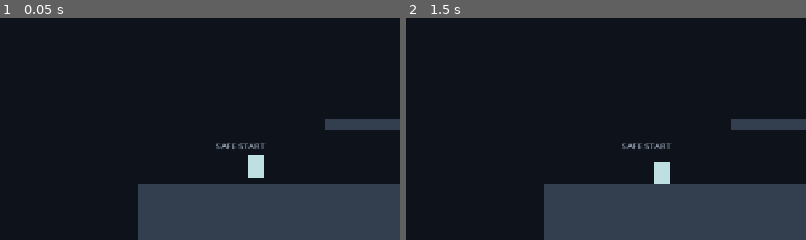
Above: before the commit, frames 1-2 (left to right).
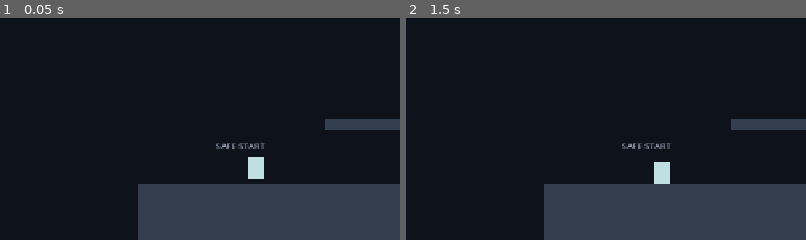
Above: after the commit, the same moments.

Repository: zhipijun1996/gunman-rush
Game: Godot game, scene res://scenes/test_levels/graybox.tscn
Same seed, same stepped clock (60 frames per second), same inputs: the game is played once before the commit and once after it.
Inputs:
- Up to frame 1 (0.05 s): no input
- Up to frame 2 (1.5 s): click "Retry" at 0.5 s; click "Retry" at 1.25 s
The pictures show only the part of the screen within x 0-50%, y 50-100%; the shares and areas given below are measured in that part.

The runs differ from the first frame. In frame 1, less than 0.1% of the frame differs, in the area x 62-66%, y 61-73%; in frame 2, nothing differs.

Commit message:
feat: try snappy movement and shot bursts with mobile web export

Diff:
--- a/config/player_tuning.json
+++ b/config/player_tuning.json
@@ -1,11 +1,11 @@
 {
   "physics_hz": 60,
-  "ground_speed": 250,
-  "ground_acceleration": 1800,
-  "ground_deceleration": 2200,
-  "air_acceleration": 900,
-  "gravity": 1250,
-  "max_normal_fall_speed": 900,
+  "ground_speed": 330,
+  "ground_acceleration": 19800,
+  "ground_deceleration": 19800,
+  "air_acceleration": 19800,
+  "gravity": 2600,
+  "max_normal_fall_speed": 1000,
   "recoil_impulse": 520,
   "recoil_tau": 0.16,
   "shot_cooldown": 0.25,
@@ -18,9 +18,12 @@
   "jump_buffer": 0.1,
   "max_jumps": 2,
   "jump_speeds": [
-    -440,
-    -400
+    -840,
+    -800
   ],
   "drop_through_duration": 0.2,
-  "drop_through_speed": 80
+  "drop_through_speed": 80,
+  "recoil_mode": "shot_burst",
+  "shot_burst_speed": 1100,
+  "shot_burst_duration": 0.14
 }
--- a/scripts/combat/recoil_ability.gd
+++ b/scripts/combat/recoil_ability.gd
@@ -5,9 +5,12 @@
 	set(value):
 		enabled = value
 		if not value and motor != null:
-			motor.recoil_velocity = Vector2.ZERO
+			motor.clear_recoil()
 var motor: PlayerMotor
 
 func execute(direction: Vector2) -> void:
 	if enabled:
-		motor.apply_impulse(-direction * motor.tuning.recoil_impulse)
+		if motor.tuning.recoil_mode == "shot_burst":
+			motor.start_shot_burst(-direction)
+		else:
+			motor.apply_impulse(-direction * motor.tuning.recoil_impulse)
--- a/scripts/player/player_motor.gd
+++ b/scripts/player/player_motor.gd
@@ -4,6 +4,7 @@
 var tuning: PlayerTuning
 var normal_velocity := Vector2.ZERO
 var recoil_velocity := Vector2.ZERO
+var recoil_burst_remaining := 0.0
 var _drop_body: PhysicsBody2D
 var _drop_remaining := 0.0
 
@@ -13,9 +14,14 @@
 	if is_zero_approx(move_axis) and is_on_floor():
 		acceleration = tuning.ground_deceleration
 	normal_velocity.x = move_toward(normal_velocity.x, move_axis * tuning.ground_speed, acceleration * delta)
-	normal_velocity.y = minf(normal_velocity.y + tuning.gravity * delta, tuning.max_normal_fall_speed)
-	recoil_velocity *= exp(-delta / tuning.recoil_tau)
-	velocity = normal_velocity + recoil_velocity
+	var bursting := recoil_burst_remaining > 0.0
+	if bursting:
+		# Fractional last tick preserves speed * duration distance at any fixed Hz.
+		velocity = recoil_velocity * minf(1.0, recoil_burst_remaining / delta)
+	else:
+		normal_velocity.y = minf(normal_velocity.y + tuning.gravity * delta, tuning.max_normal_fall_speed)
+		recoil_velocity *= exp(-delta / tuning.recoil_tau)
+		velocity = normal_velocity + recoil_velocity
 	move_and_slide()
 	for index: int in get_slide_collision_count():
 		var normal := get_slide_collision(index).get_normal()
@@ -23,6 +29,11 @@
 			normal_velocity -= normal * normal_velocity.dot(normal)
 		if recoil_velocity.dot(normal) < 0.0:
 			recoil_velocity -= normal * recoil_velocity.dot(normal)
+
+	if bursting:
+		recoil_burst_remaining = maxf(0.0, recoil_burst_remaining - delta)
+		if recoil_burst_remaining <= 1.0e-9:
+			clear_recoil()
 
 func reset_at(location: Vector2) -> void:
 	_clear_drop()
@@ -32,11 +43,28 @@
 func reset_motion() -> void:
 	_clear_drop()
 	normal_velocity = Vector2.ZERO
-	recoil_velocity = Vector2.ZERO
+	clear_recoil()
 	velocity = Vector2.ZERO
 
 func apply_impulse(impulse: Vector2) -> void:
+	if recoil_burst_remaining > 0.0:
+		clear_recoil()
 	recoil_velocity += impulse
+
+func start_shot_burst(direction: Vector2) -> void:
+	if not direction.is_finite() or direction.is_zero_approx():
+		return
+	var unit := direction.normalized()
+	var opposing := normal_velocity.dot(unit)
+	if opposing < 0.0:
+		normal_velocity -= unit * opposing
+	normal_velocity.y = 0.0
+	recoil_velocity = unit * tuning.shot_burst_speed
+	recoil_burst_remaining = tuning.shot_burst_duration
+
+func clear_recoil() -> void:
+	recoil_velocity = Vector2.ZERO
+	recoil_burst_remaining = 0.0
 
 func request_drop_through() -> bool:
 	if not is_on_floor() or is_instance_valid(_drop_body):
--- a/scripts/player/player_tuning.gd
+++ b/scripts/player/player_tuning.gd
@@ -9,6 +9,9 @@
 var max_normal_fall_speed: float
 var coyote_time: float
 var jump_buffer: float
+var recoil_mode: String
+var shot_burst_speed: float
+var shot_burst_duration: float
 var recoil_impulse: float
 var recoil_tau: float
 var shot_cooldown: float
@@ -28,7 +31,7 @@
 		push_error("Invalid player_tuning.json")
 		return null
 	var tuning := PlayerTuning.new()
-	for key: String in ["ground_speed", "ground_acceleration",  …(90 unchanged characters)… e", "jump_buffer", "max_jumps", "recoil_impulse", "recoil_tau", "shot_cooldown", …(150 unchanged characters)…
+	for key: String in ["ground_speed", "ground_acceleration",  …(90 unchanged characters)… e", "jump_buffer", "max_jumps", "recoil_mode", "shot_burst_speed", "shot_burst_duration", "recoil_impulse", "recoil_tau", "shot_cooldown", …(150 unchanged characters)…
 		if not data.has(key):
 			push_error("Missing tuning key: " + key)
 			return null
@@ -41,4 +44,7 @@
 	if tuning.max_air_shots < 0 or tuning.recoil_tau <= 0.0 or tuning.shot_cooldown < 0.0 or tuning.projectile_speed <= 0. …(183 unchanged characters)…
 		push_error("Invalid combat configuration")
 		return null
+	if tuning.recoil_mode not in ["shot_burst", "legacy_impulse"] or tuning.shot_burst_speed <= 0.0 or tuning.shot_burst_duration <= 0.0:
+		push_error("Invalid recoil mode/burst configuration")
+		return null
 	return tuning
--- a/scripts/ui/touch_overlay.gd
+++ b/scripts/ui/touch_overlay.gd
@@ -24,7 +24,7 @@
 	mouse_filter = Control.MOUSE_FILTER_IGNORE
 	set_anchors_and_offsets_preset(Control.PRESET_FULL_RECT)
 	router.cancelled.connect(_cancel)
-	set_enabled(OS.has_feature("android") or OS.has_feature("ios"))
+	set_enabled(OS.has_feature("android") or OS.has_feature("ios") or (OS.has_feature("web") and DisplayServer.is_touchscreen_available()))
 	update_layout()
 
 func set_enabled(value: bool) -> void:
--- a/tests/combat_tests.gd
+++ b/tests/combat_tests.gd
@@ -70,6 +70,8 @@
 		check.call(not shoot.try_fire(Vector2.RIGHT, false) and resources.shot_charges == 0, "configured %d shots exhaust" % maximum)
 		shoot.reset()
 	await fixture()
+	motor.tuning.recoil_mode = "legacy_impulse"
+	motor.tuning.gravity = 1250.0
 	await ticks(30)
 	await fire(Vector2.DOWN)
 	check.call(not motor.is_on_floor() and resources.shot_charges == 1 and resources.pending_ground_shots == 0, "ground downward shot leaves floor and charges exactly once")
--- /dev/null
+++ b/tests/gamefeel_runner.gd
@@ -0,0 +1,18 @@
+extends SceneTree
+
+var assertions := 0
+var failures := 0
+
+func _initialize() -> void:
+	_run.call_deferred()
+
+func check(condition: bool, message: String) -> void:
+	assertions += 1
+	if not condition:
+		failures += 1
+		push_error("FAIL: " + message)
+
+func _run() -> void:
+	await preload("res://tests/gamefeel_tests.gd").new().run(self, check)
+	print("GAMEFEEL: %d assertions, %d failures" % [assertions, failures])
+	quit(1 if failures > 0 else 0)
--- /dev/null
+++ b/tests/gamefeel_tests.gd
@@ -0,0 +1,118 @@
+extends RefCounted
+
+const SUITE := preload("res://tests/combat_tests.gd")
+const DT := 1.0 / 60.0
+var tree: SceneTree
+var check: Callable
+var fixture: RefCounted
+
+func ticks(count: int) -> void:
+	for index: int in count:
+		await tree.physics_frame
+		fixture.controller.physics_tick(DT)
+
+func run(p_tree: SceneTree, p_check: Callable) -> void:
+	tree = p_tree
+	check = p_check
+	fixture = SUITE.new()
+	fixture.tree = tree
+	await fixture.fixture(Vector2(80, -300))
+	var motor: PlayerMotor = fixture.motor
+	motor.normal_velocity.y = motor.tuning.max_normal_fall_speed
+	var y := motor.position.y
+	check.call(fixture.shoot.try_fire(Vector2.DOWN, false), "downward shot accepted at terminal fall")
+	await ticks(1)
+	check.call(motor.position.y < y and motor.velocity.y < -1000.0 and motor.normal_velocity.y == 0.0, "downward shot immediately reverses terminal fall and freezes gravity")
+	await ticks(8)
+	var burst_distance := y - motor.position.y
+	check.call(absf(burst_distance - 154.0) < 0.1, "complete unobstructed burst travels configured 154 units: %.3f" % burst_distance)
+	check.call(motor.recoil_burst_remaining == 0.0 and motor.recoil_velocity == Vector2.ZERO, "burst ends without residual impulse")
+	await ticks(1)
+	check.call(motor.normal_velocity.y > 0.0 and motor.position.y > y - burst_distance, "ordinary gravity resumes after burst")
+	await fixture.fixture(Vector2(80, -300))
+	motor = fixture.motor
+	fixture.shoot.try_fire(Vector2.LEFT, false)
+	await ticks(1)
+	fixture.shoot.cooldown_remaining = 0.0
+	check.call(fixture.shoot.try_fire(Vector2.LEFT, false) and is_equal_approx(motor.recoil_velocity.length(), 1100.0), "two successful shots restart burst without stacking")
+	await ticks(1)
+	check.call(is_equal_approx(motor.velocity.x, 1100.0), "second shot speed remains configured constant")
+	fixture.controller.router.set_move_axis(-1.0)
+	var x := motor.position.x
+	await ticks(1)
+	check.call(motor.position.x > x and motor.normal_velocity.x == -330.0, "opposite steering updates takeover velocity without cancelling burst")
+	await ticks(7)
+	check.call(motor.recoil_burst_remaining == 0.0 and motor.normal_velocity.x == -330.0, "steering prepared during burst is retained")
+	await fixture.fixture(Vector2(80, 80))
+	motor = fixture.motor
+	fixture.body(Rect2(105, 0, 1, 200))
+	await tree.physics_frame
+	fixture.shoot.try_fire(Vector2.LEFT, false)
+	await ticks(2)
+	check.call(motor.position.x <= 93.1 and motor.recoil_velocity.x == 0.0, "burst wall projects persistent velocity")
+	await ticks(5)
+	check.call(motor.position.x <= 93.1 and motor.recoil_velocity.x == 0.0, "wall-blocked burst never revives next frame")
+	await fixture.fixture(Vector2(80, 80))
+	motor = fixture.motor
+	fixture.body(Rect2(0, 40, 200, 1))
+	await tree.physics_frame
+	fixture.shoot.try_fire(Vector2.DOWN, false)
+	await ticks(2)
+	check.call(motor.position.y >= 58.9 and motor.recoil_velocity.y == 0.0, "burst ceiling projects persistent upward velocity")
+	await ticks(5)
+	check.call(motor.position.y >= 58.9 and motor.recoil_velocity.y == 0.0, "ceiling-blocked burst never revives")
+	await fixture.fixture(Vector2(80, -300))
+	motor = fixture.motor
+	fixture.shoot.try_fire(Vector2.DOWN, false)
+	fixture.controller.recoil_ability.enabled = false
+	check.call(motor.recoil_burst_remaining == 0.0 and motor.recoil_velocity == Vector2.ZERO, "disabling recoil immediately cancels burst")
+	fixture.controller.recoil_ability.enabled = true
+	fixture.shoot.cooldown_remaining = 0.0
+	fixture.shoot.try_fire(Vector2.DOWN, false)
+	fixture.controller.die()
+	check.call(motor.recoil_burst_remaining == 0.0 and motor.velocity == Vector2.ZERO, "death clears burst timer and velocity")
+	fixture.controller.reset_at(Vector2(80, -300))
+	check.call(motor.recoil_burst_remaining == 0.0 and motor.normal_velocity == Vector2.ZERO, "respawn has no old burst")
+	motor.tuning.recoil_mode = "legacy_impulse"
+	fixture.shoot.try_fire(Vector2.DOWN, false)
+	await ticks(1)
+	check.call(is_equal_approx(motor.recoil_velocity.y, -520.0 * exp(-DT / 0.16)) and motor.recoil_burst_remaining == 0.0, "legacy impulse mode retains exponential trajectory")
+	var distances: Array[float] = []
+	for initial_fall: float in [-840.0, 1000.0]:
+		await fixture.fixture(Vector2(80, -300))
+		motor = fixture.motor
+		motor.normal_velocity.y = initial_fall
+		var start_x := motor.position.x
+		fixture.shoot.try_fire(Vector2.LEFT, false)
+		await ticks(9)
+		distances.append(motor.position.x - start_x)
+		check.call(motor.normal_velocity.y == 0.0 and absf(distances.back() - 154.0) < 0.1, "horizontal burst freezes and clears prior jump/fall: %s" % initial_fall)
+	check.call(absf(distances[0] - distances[1]) < 0.1, "jumping/falling start gives identical burst distance")
+	var peaks: Array[float] = []
+	for mode: String in ["legacy_impulse", "shot_burst"]:
+		await fixture.fixture(Vector2(80, -300))
+		motor = fixture.motor
+		motor.tuning.recoil_mode = mode
+		if mode == "legacy_impulse":
+			motor.tuning.gravity = 1250.0
+			motor.tuning.max_normal_fall_speed = 900.0
+		var initial_y := motor.position.y
+		var peak := initial_y
+		fixture.shoot.try_fire(Vector2.DOWN, false)
+		for index: int in 70:
+			await ticks(1)
+			peak = minf(peak, motor.position.y)
+		peaks.append(initial_y - peak)
+	check.call(peaks[1] > peaks[0] * 2.0 and absf(peaks[1] - 154.0) < 0.1, "actual shot peak increases from legacy %.3f to burst %.3f" % [peaks[0], peaks[1]])
+	await fixture.fixture(Vector2(80, -300))
+	motor = fixture.motor
+	motor.normal_velocity.x = motor.tuning.ground_speed
+	fixture.controller.router.set_move_axis(-1.0)
+	var reversal_ticks := 0
+	while motor.normal_velocity.x > -motor.tuning.ground_speed and reversal_ticks < 30:
+		await ticks(1)
+		reversal_ticks += 1
+	check.call(reversal_ticks == 2 and motor.position.x <= 80.0, "actual full air reversal takes 2 ticks with 330 speed")
+	print("GAMEFEEL MEASUREMENTS: legacy peak=%.3f burst peak=%.3f; rising/falling horizontal burst=%s; air reversal=%d ticks" % [peaks[0], peaks[1], str(distances), reversal_ticks])
+	fixture.world.free()
+	print("PASS GROUP: shot burst movement, legacy comparison, collisions and cancellation")
--- a/tests/run_tests.gd
+++ b/tests/run_tests.gd
@@ -251,7 +251,12 @@
 		await press_jump()
 		check(jump.used_jumps == (1 if elapsed_ticks < 6 else 2), "100ms coyote boundary at %d ticks" % elapsed_ticks)
 	for landing_ticks: int in [6, 7, 8]:
-		var start_y := 175.0 if landing_ticks == 6 else (173.0 if landing_ticks == 7 else 172.0)
+		# Place halfway between consecutive free-fall distances, so changing
+		# gravity does not change the real landing tick used to test expiry.
+		var gravity := PlayerTuning.load_default().gravity
+		var prior_fall := gravity * DT * DT * (landing_ticks - 1) * landing_ticks / 2.0
+		var next_fall := gravity * DT * DT * landing_ticks * (landing_ticks + 1) / 2.0
+		var start_y := 182.0 - (prior_fall + next_fall) / 2.0
 		await fixture(Vector2(80, start_y))
 		jump.tuning.max_jumps = 1
 		await press_jump()
@@ -280,5 +285,6 @@
 	await preload("res://tests/combat_tests.gd").new().run(self, check)
 	await preload("res://tests/input_tests.gd").new().run(self, check)
 	await preload("res://tests/world_tests.gd").new().run(self, check)
+	await preload("res://tests/gamefeel_tests.gd").new().run(self, check)
 	print("ALL TESTS: %d assertions, %d failures" % [assertions, failures])
 	quit(1 if failures > 0 else 0)
Not shown, changed: export_presets.cfg
Not shown, added: tests/gamefeel_runner.gd.uid
Not shown, added: tests/gamefeel_tests.gd.uid
Not shown, changed: .github/workflows/environment.yml
Not shown, changed: README.md
Not shown, changed: docs/architecture.md
Not shown, changed: docs/combat_and_recharge.md
Not shown, changed: docs/decisions.md
Not shown, added: docs/gamefeel_tuning.md
Not shown, changed: docs/player_mechanics.md
Not shown, changed: docs/tasks.md
Not shown, changed: docs/visual_and_gamefeel.md
(and 2 more such lines)
